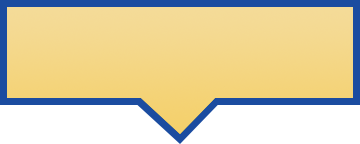
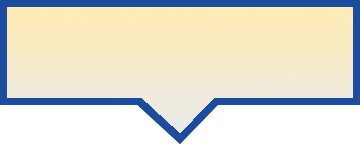
Layers edited between the first and the second 360×144 image:
added layer "Ebene 7" above "Ebene 4" over bbox(7, 7, 353, 133)
hid "Ebene 5" over bbox(7, 7, 353, 134)
added layer "Ebene 2 kopieren" above "Ebene 2" over bbox(7, 7, 353, 144)
